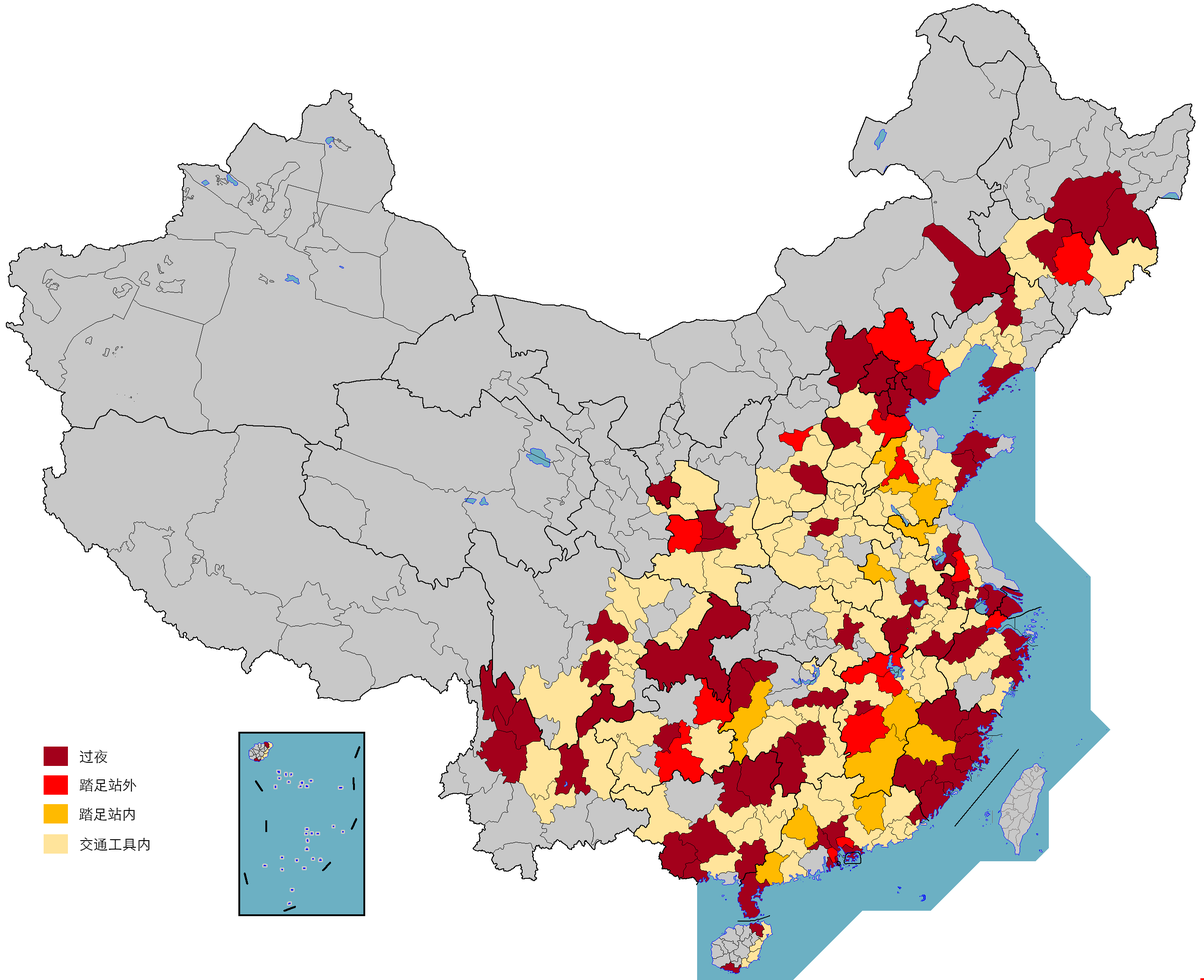
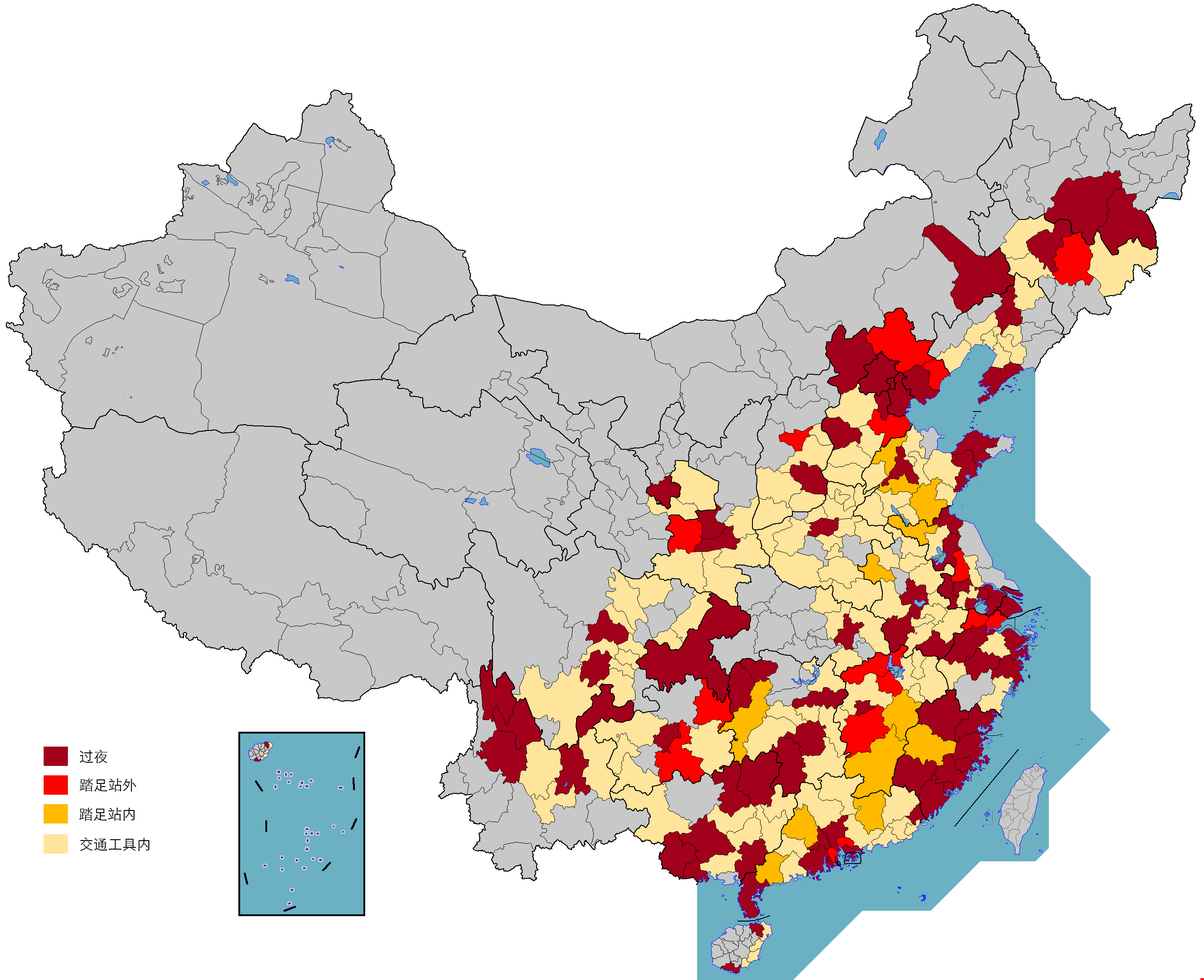
Layers edited between the first and the second 1204×980 image:
painted on "Background" over (798, 445, 1001, 881)
